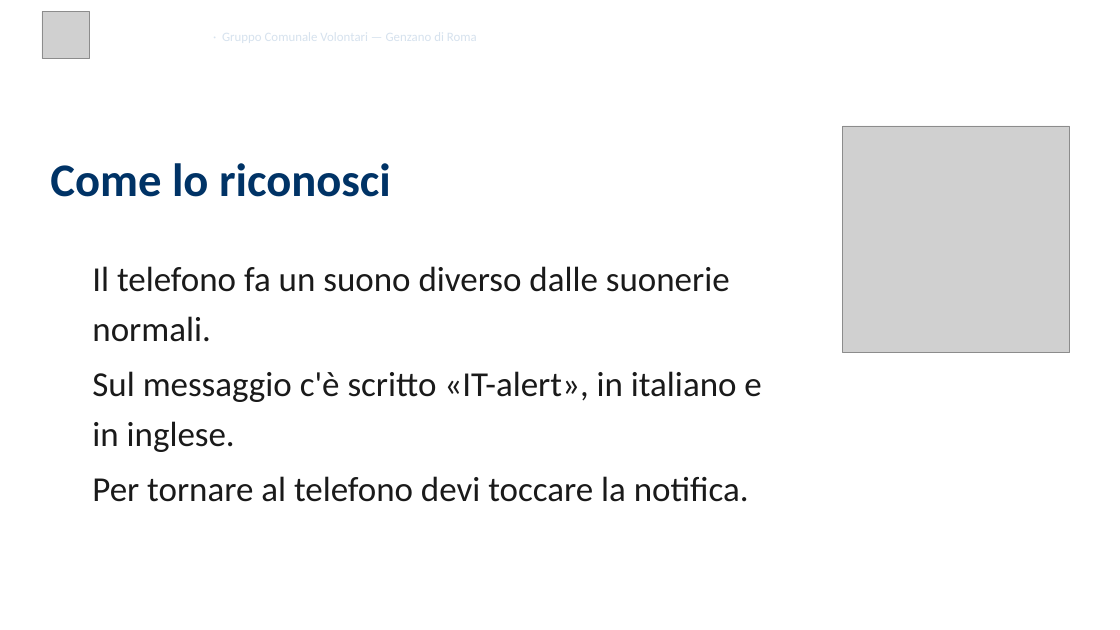
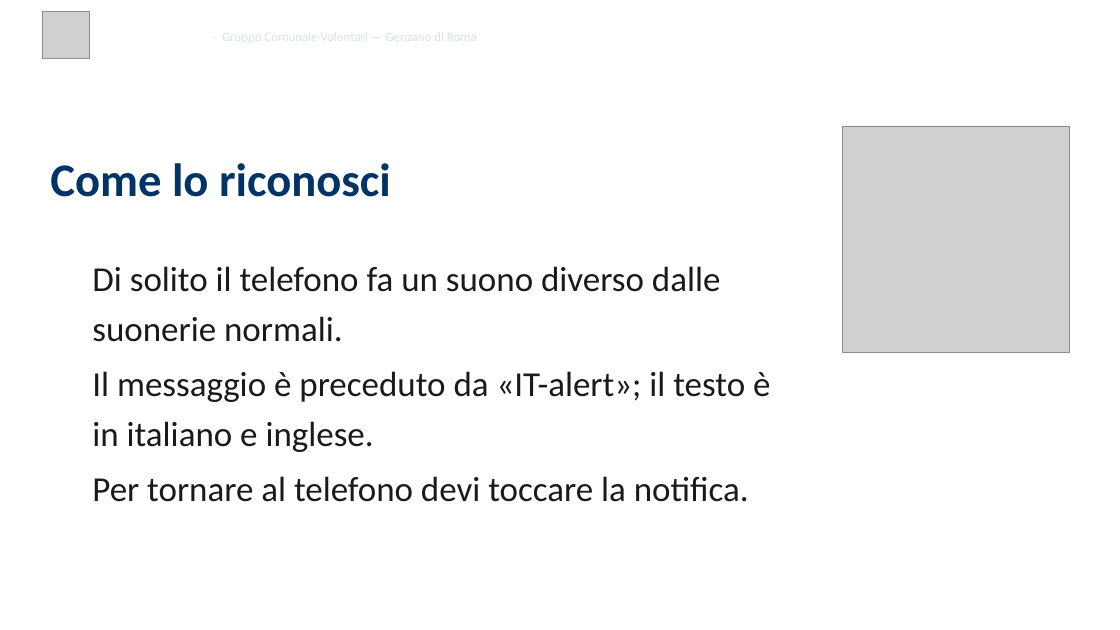
Before and after one commit to SviluppoItaliaDigitale/sito-pc-genzano, a slide deck: slide 6 of static/presentazioni/2026-05-29-it-alert-presentazione.pptx. Drawn at 1120x630 pixels with LibreOffice and Linux fonts; fonts in the diff are those of the drawing; grey boxes stand for pictures; background and template pictures are left out. Boxes give left, top, right and bottom in pixels: in the first picture for what was removed or moved away, otherwise in the second. Text is boxed around its words. In the diff, an @@ line names an element or a change of style, - is before the commit and + after.

Commit message:
Presentazione su IT-alert: testi allineati alle fonti dopo la revisione didattica

```diff
--- a/static/presentazioni/2026-05-29-it-alert-presentazione.pptx
+++ b/static/presentazioni/2026-05-29-it-alert-presentazione.pptx
@@ text at (x1=92, y1=266, x2=721, y2=342): text changed @@
-Il telefono fa un suono diverso dalle suonerie normali.
+Di solito il telefono fa un suono diverso dalle suonerie normali.
@@ text at (x1=92, y1=371, x2=770, y2=452): text changed @@
-Sul messaggio c'è scritto «IT-alert», in italiano e in inglese.
+Il messaggio è preceduto da «IT-alert»; il testo è in italiano e inglese.
```
Also in this commit, not shown: 3 other slides changed, 7 other files.
